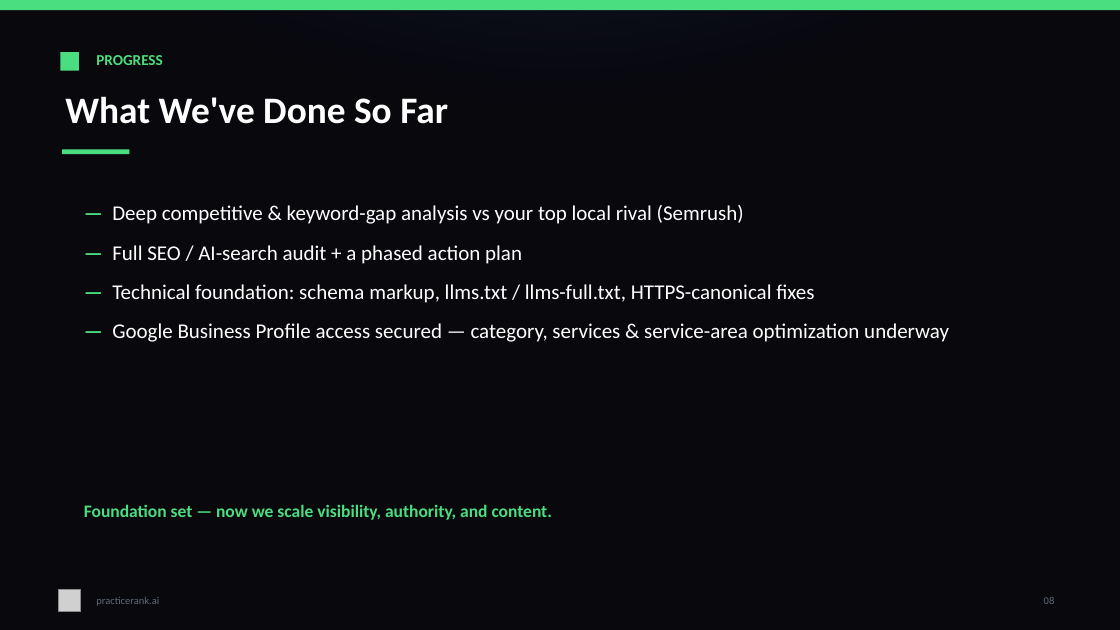
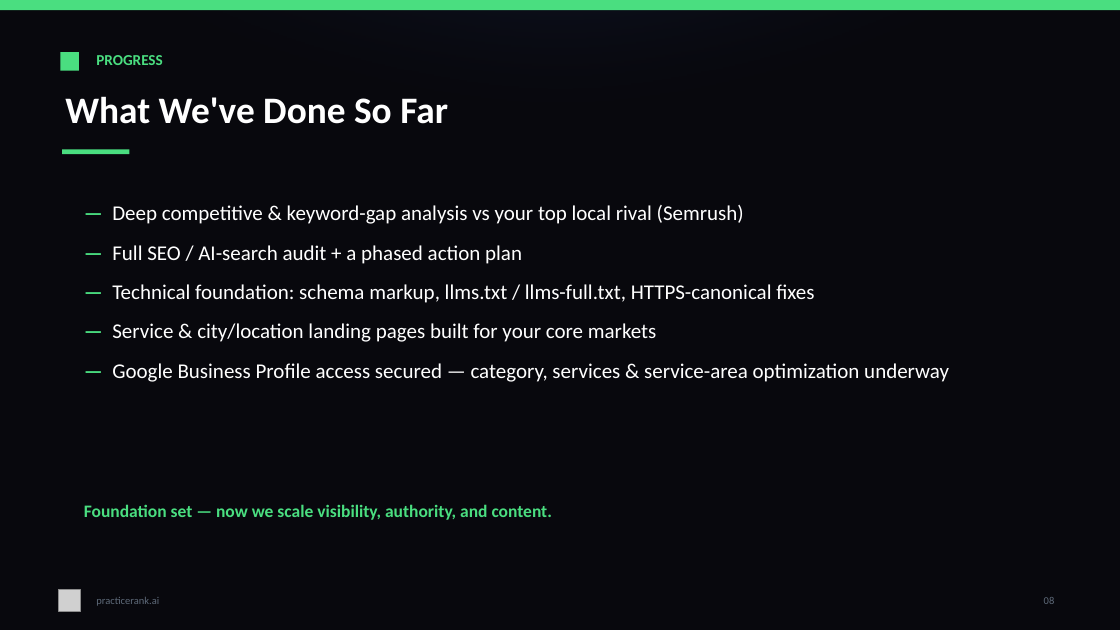
Before and after one commit to sathvik-vadlakunta/inCentivee, a slide deck: slide 8 of deliverables/PracticeRank-SEO-Strategy-Paradigm-Experts.pptx. Drawn at 1120x630 pixels with LibreOffice and Linux fonts; fonts in the diff are those of the drawing; grey boxes stand for pictures. Boxes give left, top, right and bottom in pixels: in the first picture for what was removed or moved away, otherwise in the second. Text is boxed around its words. In the diff, an @@ line names an element or a change of style, - is before the commit and + after.

```diff
--- a/deliverables/PracticeRank-SEO-Strategy-Paradigm-Experts.pptx
+++ b/deliverables/PracticeRank-SEO-Strategy-Paradigm-Experts.pptx
@@ text at (112,323,657,342): paragraph added @@
+— Service & city/location landing pages built for your core markets
```
Also in this commit, not shown: 4 other slides changed, 1 slide added, 1 slide removed, 1 other file.
